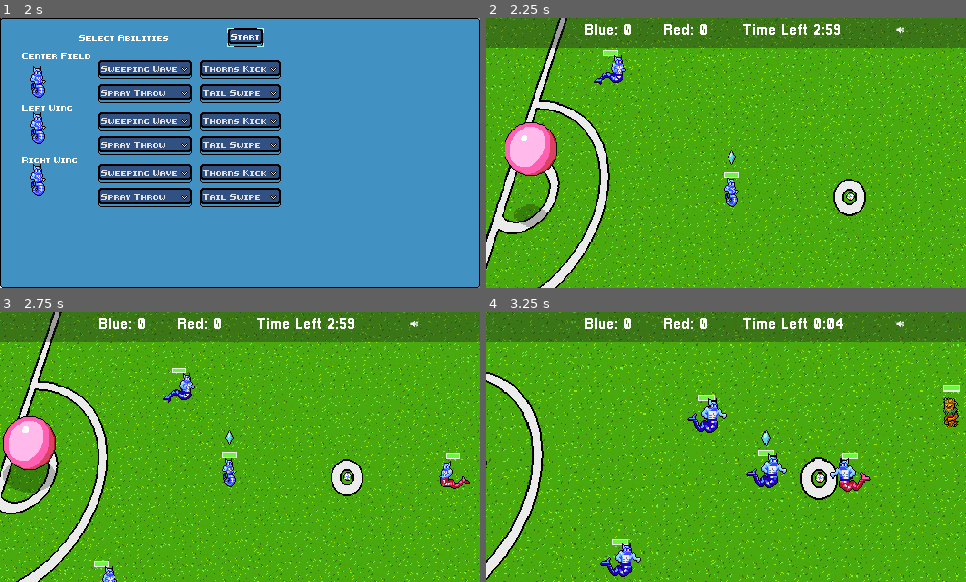
Above: before the commit, frames 1-4 (two rows, left to right).
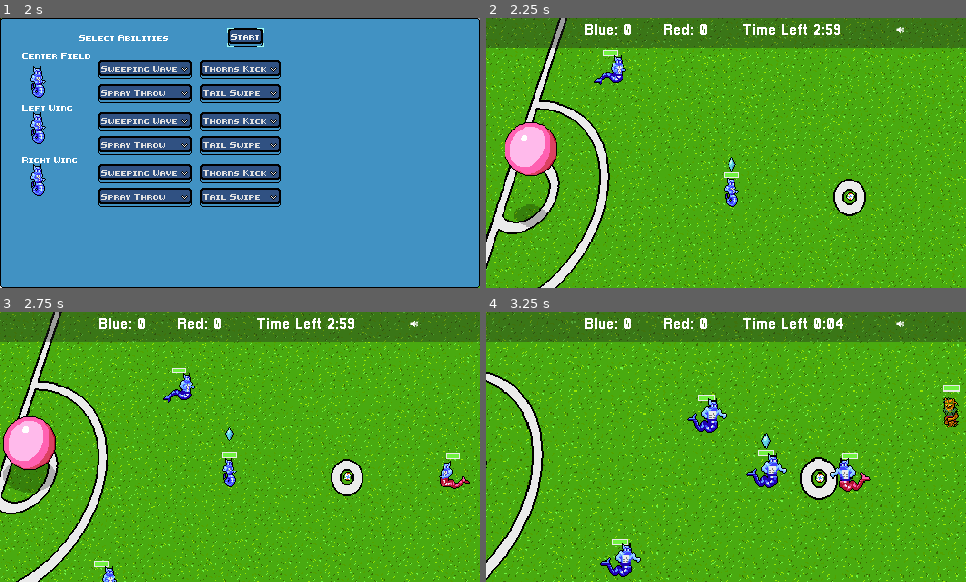
Above: after the commit, the same moments.

Repository: gamkedo-la/Elementaball
Game: Godot game, scene res://UI/StartMenu.tscn
Same seed, same stepped clock (60 frames per second), same inputs: the game is played once before the commit and once after it.
Inputs (mouse positions are in pixels of both pictures, inside the frame that each line leads up to):
- Up to frame 1 (2 s): click "New Game" at 0.5 s; click "Next" at 1.25 s
- Up to frame 2 (2.25 s): click "Start" at 2 s
- Up to frame 3 (2.75 s): no input
- Up to frame 4 (3.25 s): move the mouse to (802, 328) at 2.77 s; hold Right (ui_right) from 2.78 s (still down); hold T (time_hack) from 2.78 s (still down)

Frame 1 is identical in both runs. In frame 2, less than 0.1% of the frame differs, in the area x 50-53%, y 48-58%; in frame 3, less than 0.1%; in frame 4, less than 0.1%, in the area x 57-60%, y 43-51%.

Commit message:
Players go to closest point on field during throw-in

Diff:
--- a/Node2D.tscn
+++ b/Node2D.tscn
@@ -413,6 +413,7 @@
 
 [node name="AnimatedSprite" parent="Player/Health Bar" index="1"]
 visible = true
+frame = 7
 
 [node name="AnimationTree" parent="Player" index="1"]
 parameters/playback = SubResource( 1 )
@@ -428,6 +429,9 @@
 fieldPosition = "PlayerLeft"
 starting_stats = ExtResource( 10 )
 
+[node name="AnimatedSprite" parent="Player2/Health Bar" index="1"]
+frame = 7
+
 [node name="AnimationTree" parent="Player2" index="1"]
 parameters/playback = SubResource( 2 )
 
@@ -440,6 +444,9 @@
 fieldPosition = "PlayerRight"
 starting_stats = ExtResource( 10 )
 
+[node name="AnimatedSprite" parent="Player3/Health Bar" index="1"]
+frame = 7
+
 [node name="AnimationTree" parent="Player3" index="1"]
 parameters/playback = SubResource( 3 )
 
@@ -451,7 +458,6 @@
 z_index = 3
 frames = SubResource( 16 )
 animation = "plant ball"
-frame = 3
 playing = true
 script = ExtResource( 16 )
 
@@ -531,7 +537,7 @@
 
 [node name="AnimatedSprite" parent="Enemy/Health Bar" index="1"]
 position = Vector2( 7.8787, -8.25085 )
-frame = 2
+frame = 4
 
 [node name="AnimationTree" parent="Enemy" index="5"]
 parameters/playback = SubResource( 17 )
@@ -556,7 +562,7 @@
 margin_bottom = -21.0
 
 [node name="AnimatedSprite" parent="Enemy3/Health Bar" index="1"]
-frame = 2
+frame = 4
 
 [node name="AnimationTree" parent="Enemy3" index="5"]
 parameters/playback = SubResource( 18 )
@@ -578,7 +584,7 @@
 margin_bottom = -21.0
 
 [node name="AnimatedSprite" parent="Enemy2/Health Bar" index="1"]
-frame = 2
+frame = 4
 
 [node name="EnemyCollider" parent="Enemy2" index="3"]
 rotation = 1.52987
@@ -849,6 +855,58 @@
 "throw_in_positions",
 ]]
 position = Vector2( -162.921, 345.531 )
+
+[node name="Throw In Guard Points" type="Node2D" parent="."]
+
+[node name="Position2D" type="Position2D" parent="Throw In Guard Points" groups=[
+"guard_points",
+]]
+position = Vector2( -140.637, -65.1274 )
+
+[node name="Position2D2" type="Position2D" parent="Throw In Guard Points" groups=[
+"guard_points",
+]]
+position = Vector2( -199.069, 188.435 )
+
+[node name="Position2D3" type="Position2D" parent="Throw In Guard Points" groups=[
+"guard_points",
+]]
+position = Vector2( -22.8403, -94.9621 )
+
+[node name="Position2D4" type="Position2D" parent="Throw In Guard Points" groups=[
+"guard_points",
+]]
+position = Vector2( 159.844, -91.1866 )
+
+[node name="Position2D5" type="Position2D" parent="Throw In Guard Points" groups=[
+"guard_points",
+]]
+position = Vector2( 400.576, -91.8472 )
+
+[node name="Position2D6" type="Position2D" parent="Throw In Guard Points" groups=[
+"guard_points",
+]]
+position = Vector2( 434.462, -51.791 )
+
+[node name="Position2D7" type="Position2D" parent="Throw In Guard Points" groups=[
+"guard_points",
+]]
+position = Vector2( 489.031, 168.525 )
+
+[node name="Position2D8" type="Position2D" parent="Throw In Guard Points" groups=[
+"guard_points",
+]]
+position = Vector2( 465.15, 236.042 )
+
+[node name="Position2D9" type="Position2D" parent="Throw In Guard Points" groups=[
+"guard_points",
+]]
+position = Vector2( 170.057, 257.09 )
+
+[node name="Position2D10" type="Position2D" parent="Throw In Guard Points" groups=[
+"guard_points",
+]]
+position = Vector2( -127.998, 215.276 )
 
 [node name="Throw In Boundary" type="StaticBody2D" parent="."]
 collision_layer = 0
--- a/Players/AIPlayer.gd
+++ b/Players/AIPlayer.gd
@@ -337,9 +337,17 @@
 
 	if offField and throwInPlayer != self:
 		#move self back onto field
-		self.position = defenseZone.position
-		destination = defenseZone.position
-		check_and_slide()
+		closestDistance = 9999
+		var closestGuard
+		for point in get_tree().get_nodes_in_group("guard_points"):
+			if point.position.distance_to(ball.position) < closestDistance:
+				closestDistance = point.position.distance_to(self.position)
+				closestGuard = point
+
+		if closestGuard:
+			self.position = closestGuard.position
+			destination = defenseZone.position
+			check_and_slide()
 
 	set_physics_process(true)
 
